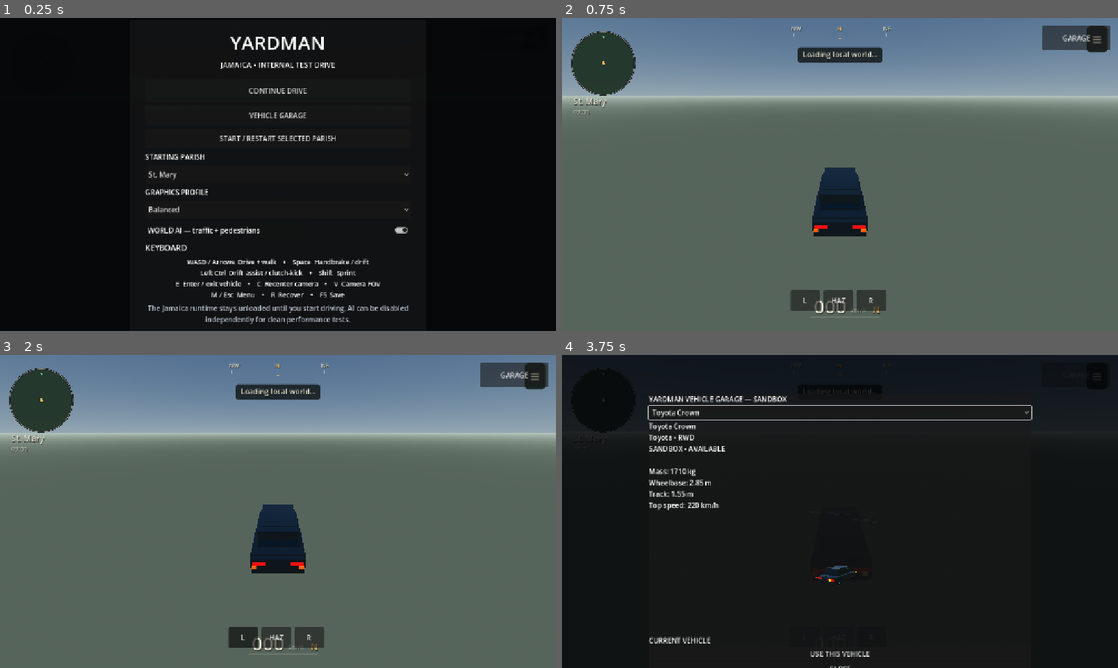
Above: before the commit, frames 1-4 (two rows, left to right).
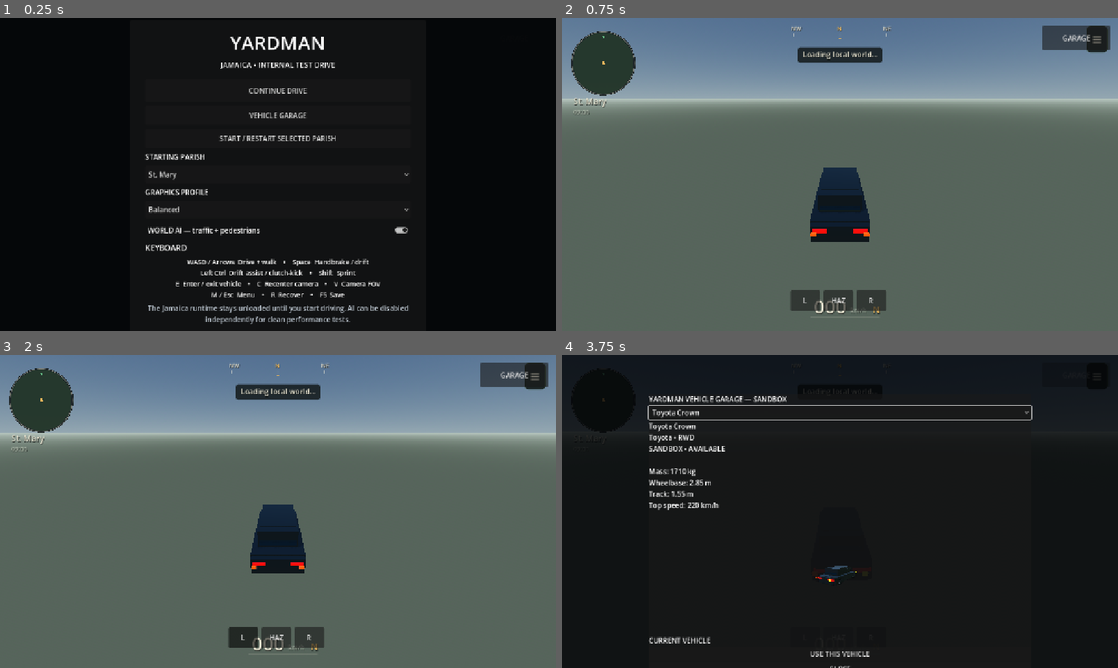
Above: after the commit, the same moments.

Repository: rell28194-rgb/yardman
Game: Godot game, scene res://launcher.tscn
Same seed, same stepped clock (60 frames per second), same inputs: the game is played once before the commit and once after it. Before the commit the project starts from res://main.tscn.
Inputs:
- Up to frame 1 (0.25 s): no input
- Up to frame 2 (0.75 s): click "START / RESTART SELECTED PARI…" at 0.5 s
- Up to frame 3 (2 s): click "L" at 1.25 s
- Up to frame 4 (3.75 s): click "HAZ" at 2 s; click "R" at 2.75 s; click "GARAGE" at 3.5 s

The runs differ from the first frame. In frame 2, 1.4% of the frame differs, in the area x 0-100%, y 24-72%; in frame 3, less than 0.1%; in frame 4, less than 0.1%.
Error after the commit: Invalid call. Nonexistent 'float' constructor. (res://scripts/streetlight_night_runtime.gd:36)

Commit message:
perf: defer Jamaica runtime until player starts

Diff:
--- a/godot/project.godot
+++ b/godot/project.godot
@@ -6,7 +6,7 @@
 [application]
 config/name="Yardman"
 config/icon="res://icon.svg"
-run/main_scene="res://main.tscn"
+run/main_scene="res://launcher.tscn"
 config/features=PackedStringArray("4.7", "GL Compatibility")
 
 [autoload]
